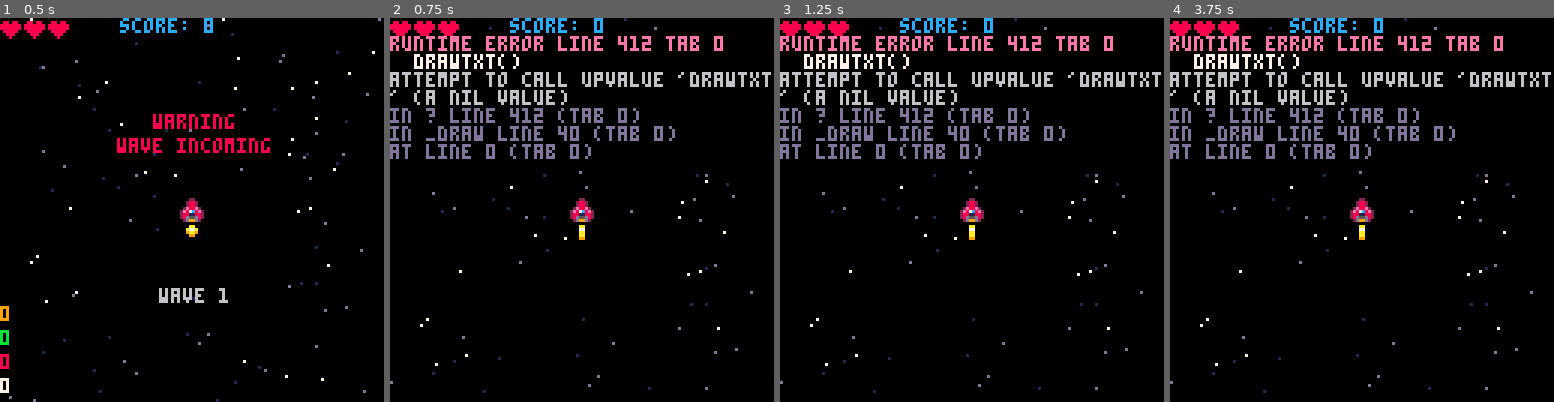
Above: before the commit, frames 1-4 (left to right).
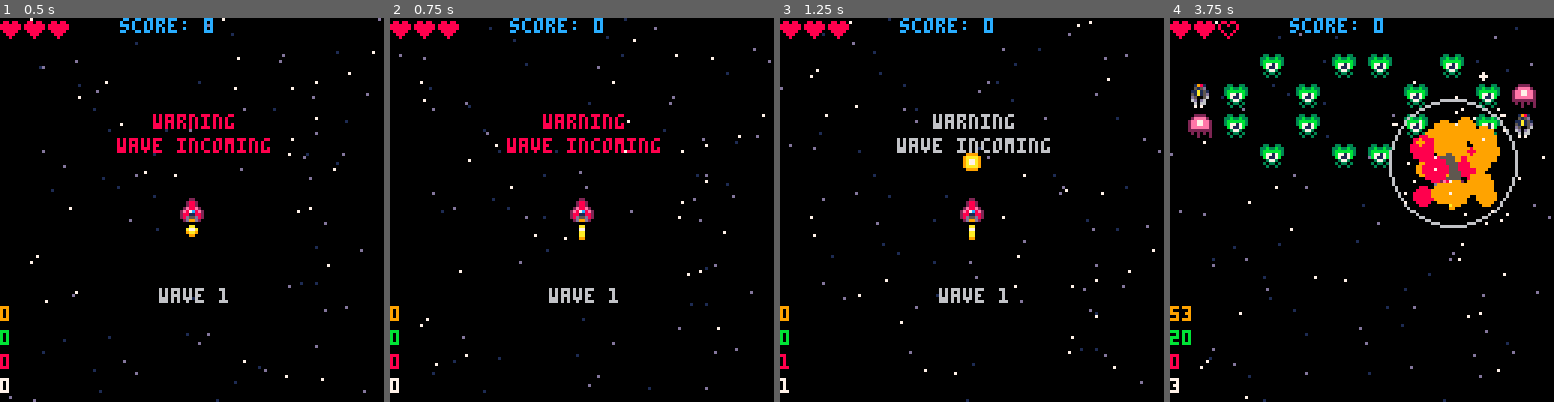
Above: after the commit, the same moments.

Repository: sirchras/p8-shmup
Game: PICO-8 cartridge shmup.p8
Two runs of this game, one before a commit and one after it. Both use one fixed random seed, a clock stepped at 60 frames per second and the inputs below.
Inputs:
- Up to frame 1 (0.5 s): tap X (X key) at 0.33 s
- Up to frame 2 (0.75 s): tap O (Z key) at 0.7 s
- Up to frame 3 (1.25 s): tap X (X key) at 1.07 s
- Up to frame 4 (3.75 s): hold Right 1.6-2.1 s; tap O (Z key) every 0.4 s from 1.7 to 3.7 s; tap X (X key) at 1.85, 2.97 s; hold Up 2.15-2.42 s; hold Right 2.47-3.03 s; hold Left 3.08-3.58 s; hold Down from 3.63 s (still down)

Frame 1 is identical in both runs. In frame 2, 8.5% of the frame differs, in the area x 0-100%, y 4-98%; in frame 3, 9.3%; in frame 4, 17%, in the area x 0-100%, y 0-100%.
Error before the commit: runtime error line 412 tab 0; drawtxt(); attempt to call upvalue 'drawtxt' (a nil value)

Commit message:
update enemy spawning

Diff:
--- a/shmup.p8
+++ b/shmup.p8
@@ -170,8 +170,6 @@
 			music(3)
 		end
 	end
-	--test, remove later
-	if (btnp(🅾️)) setstate("over") wvt=0
 	--move player
 	if (p.♥>0) p:update()
 	--move bullets
@@ -239,16 +237,18 @@
 
 --spawn wave
 function spawnwave(wave)
-	--temp logic to spawn 1 type
-	-- per wave
-	local wvlt={
-		jelly,
-		green,
-		spinner
+	local y=-8
+	local wave={
+--		{1,1,1,1,1,1,1,1,1,1},
+		{0,0,1,0,1,1,0,1,0,0},
+		{2,1,0,1,0,0,1,0,1,3},
+		{3,1,0,1,0,0,1,0,1,2},
+		{0,0,1,0,1,1,0,1,0,0},
 	}
-	local etyp=(wave<=#wvlt) and wvlt[wave] or boss
-	local n=(wave<=3) and 3 or 1
-	spawnenemies(n,etyp)
+	for i=#wave,1,-1 do
+		local row=wave[i]
+		spawnenemies(row,#wave-i)
+	end
 end
 
 --incoming wave text
@@ -262,28 +262,27 @@
 	end
 end
 
---spawn enemy
-do
-	local rtyp=function()
-		--local enemy type lookup
-		local typ={green,spinner,
-			jelly,boss}
-		local i=1+flr(rnd(#typ))
-		return typ[i]
-	end
-	function spawnenemies(n,typ)
-		for i=1,n do
-			local et=typ or rtyp()
-			local e=et:new{
-				x=rnd(120), --random x pos
-				y=-8 --offscreen (above)
-			}
-			add(enemies,e)
-		end
-	end
-end
-spawnenemy=function(typ)
-	spawnenemies(1,typ)
+--spawn a row of enemies
+function spawnenemies(row,i)
+	local x,y=6,-10*i
+	local etyp={green,spinner,
+		jelly}
+	for i=1,#row do
+		local et=etyp[row[i]]
+		if (not et) goto nxt
+		spawnenemy(et,x,y)
+		::nxt::
+		x+=(et and et.spx*8 or 8)+4
+	end
+end
+
+function spawnenemy(typ,x,y)
+	local e=typ:new{
+		x=x or rnd(120),
+		y=y or -8
+	}
+	add(enemies,e)
+--	return e
 end
 
 --spawn explosion pfx
